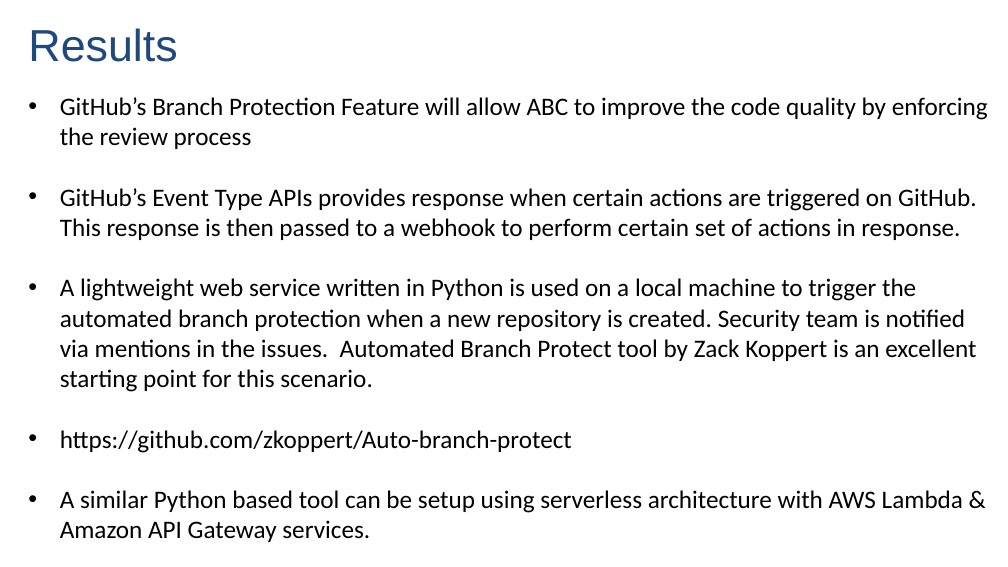
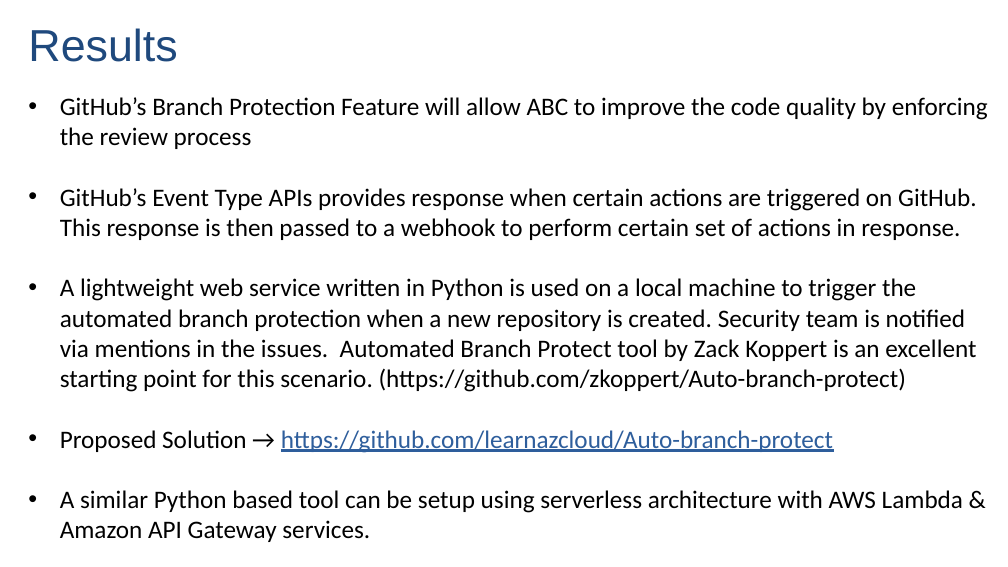
Before and after one commit to learnazcloud/Auto-branch-protect, a slide deck: slide 11 of presentation/CSA_VaibhavPatil_030922.pptx. Drawn at 1008x567 pixels with LibreOffice and Linux fonts; fonts in the diff are those of the drawing. Boxes give left, top, right and bottom in pixels: in the first picture for what was removed or moved away, otherwise in the second. Text is boxed around its words. In the diff, an @@ line names an element or a change of style, - is before the commit and + after.

```diff
--- a/presentation/CSA_VaibhavPatil_030922.pptx
+++ b/presentation/CSA_VaibhavPatil_030922.pptx
@@ text at [60, 278, 976, 453]: text changed @@
-• A lightweight web service written in Python is used on a local machine to trigger the automated branch protection when a new repository is created. Security team is notified via mentions in the issues. Automated Branch Protect tool by Zack Koppert is an excellent starting point for this scenario.
-• https://github.com/zkoppert/Auto-branch-protect
+• A lightweight web service written in Python is used on a local machine to trigger the automated branch protection when a new repository is created. Security team is notified via mentions in the issues. Automated Branch Protect tool by Zack Koppert is an excellent starting point for this scenario. (https://github.com/zkoppert/Auto-branch-protect)
+• Proposed Solution → https://github.com/learnazcloud/Auto-branch-protect
```
